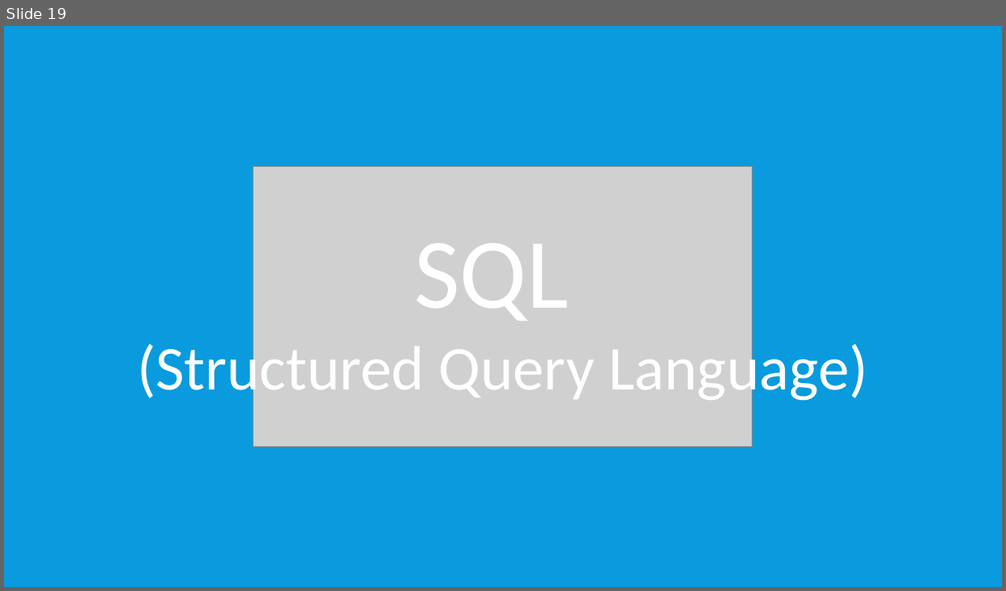
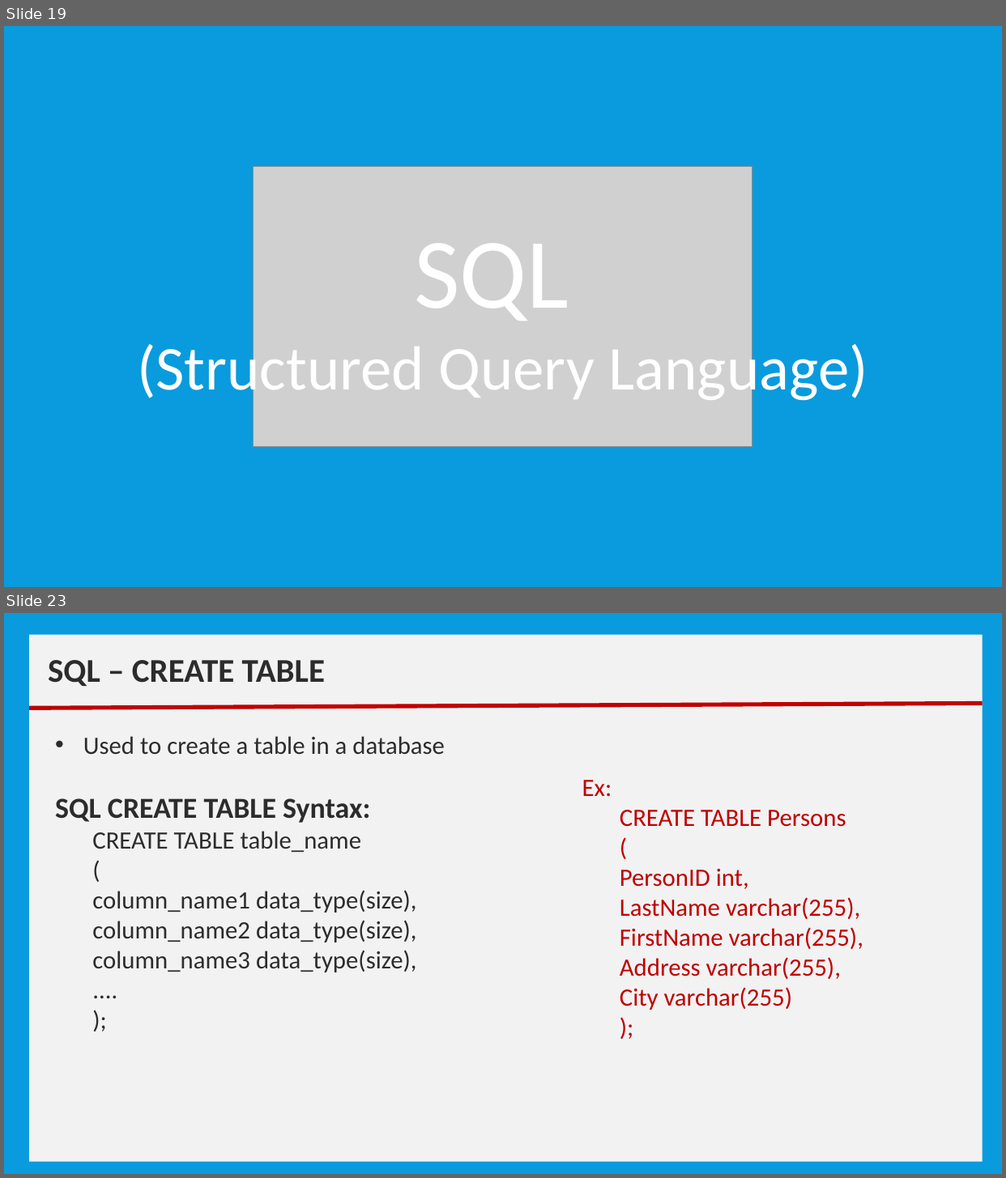
Before and after one commit to nmsgit1234/TechnicalDocs, a slide deck: training/core_java/12_Training_CoreJava_Datbase_Fundamentals.pptx. Shown one above the other, each under a label of ours: slide 19 before the commit, slides 19 and 23 after it; the slides between them are not shown. The pictures are 1006x591 and 1006x1178 pixels, drawn with LibreOffice and Linux fonts; fonts in the diff are those of the drawing; grey boxes stand for pictures. Boxes give left, top, right and bottom in pixels: in the first picture for what was removed or moved away, otherwise in the second. Text is boxed around its words. In the diff, an @@ line names an element or a change of style, - is before the commit and + after.

Commit message:
updated for database basics

```diff
--- a/training/core_java/12_Training_CoreJava_Datbase_Fundamentals.pptx
+++ b/training/core_java/12_Training_CoreJava_Datbase_Fundamentals.pptx
@@ slide 23 added at [4, 613, 1002, 1174], background #099BDD @@
@@ rectangle added at [29, 635, 982, 1162], fill #F2F2F2 @@
@@ text added at [48, 660, 325, 686], 32 pt, text #2C2C2C, bold @@
+SQL – CREATE TABLE
@@ line added from (29, 708) to (982, 704), #C00000 4 pt @@
@@ text added at [55, 736, 445, 973], 24 pt, text #2C2C2C @@
+• Used to create a table in a database
+SQL CREATE TABLE Syntax:
+CREATE TABLE table_name
+  (
+  column_name1 data_type(size),
+  column_name2 data_type(size),
+  column_name3 data_type(size),
+  ....
+  );
@@ text added at [582, 780, 863, 1010], 24 pt, text #C00000 @@
+Ex:
+CREATE TABLE Persons
+  (
+  PersonID int,
+  LastName varchar(255),
+  FirstName varchar(255),
+  Address varchar(255),
+  City varchar(255)
+  );
```
Also in this commit, not shown: 1 slide changed, 27 other slides added, 16 slides removed, 1 other file.
